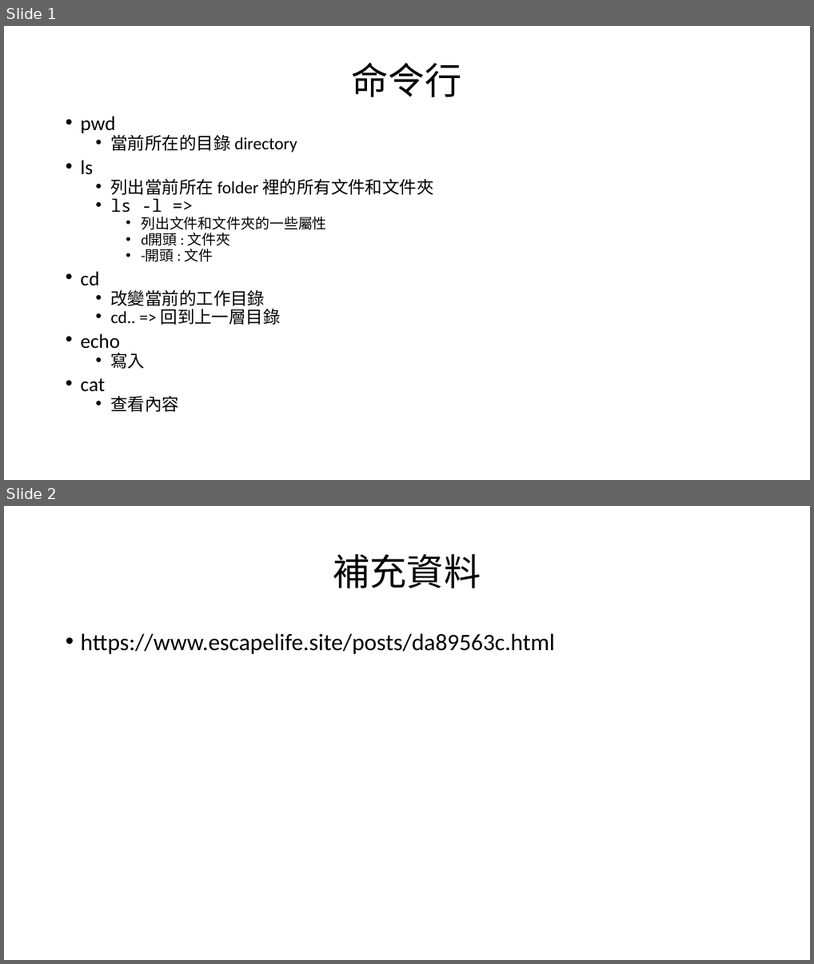
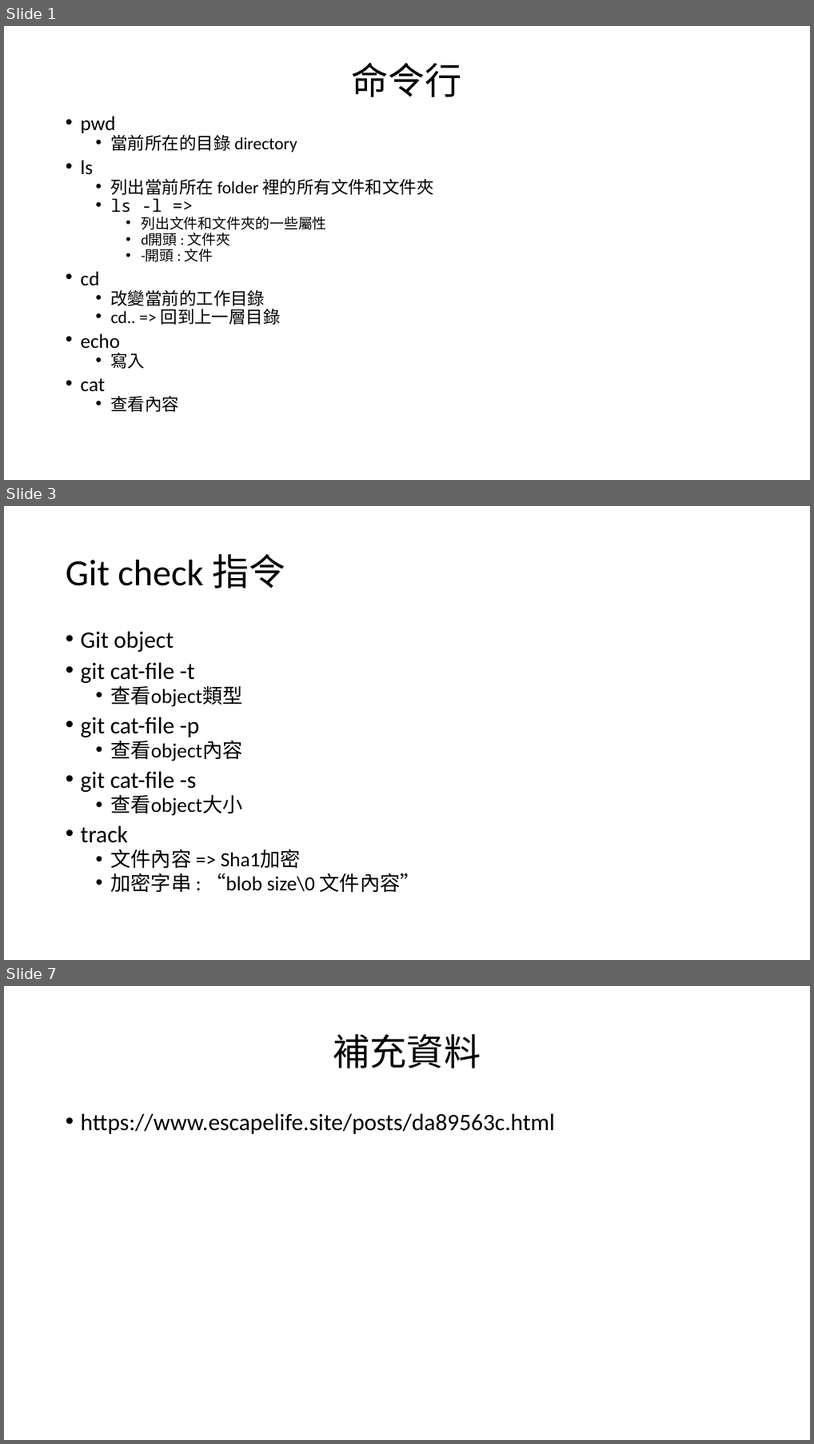
Before and after one commit to PaulHuang1/Git-CI-CD, a slide deck: Git_GitHub_GitLab 完全教程.pptx. Shown one above the other, each under a label of ours: slides 1 and 2 before the commit, slides 1, 3 and 7 after it; the slides between them are not shown. The pictures are 814x964 and 814x1444 pixels, drawn with LibreOffice and Linux fonts; fonts in the diff are those of the drawing. Boxes give left, top, right and bottom in pixels: in the first picture for what was removed or moved away, otherwise in the second. Text is boxed around its words. In the diff, an @@ line names an element or a change of style, - is before the commit and + after.

```diff
--- a/Git_GitHub_GitLab 完全教程.pptx
+++ b/Git_GitHub_GitLab 完全教程.pptx
@@ slide 3 added at <box>4,506,810,960</box>, background #FFFFFF @@
@@ title added at <box>66,554,286,588</box>, 44 pt, text #000000 @@
+Git check 指令
@@ text added at <box>81,631,421,892</box>, 24 pt, text #000000 @@
+• Git object
+• git cat-file -t
+  • 查看object類型
+• git cat-file -p
+  • 查看object內容
+• git cat-file -s
+  • 查看object大小
+• track
+  • 文件內容 => Sha1加密
+  • 加密字串 : “blob size\0 文件內容”
@@ what was slide 2 is now slide 7 @@
```
Also in this commit, not shown: 4 other slides added.
